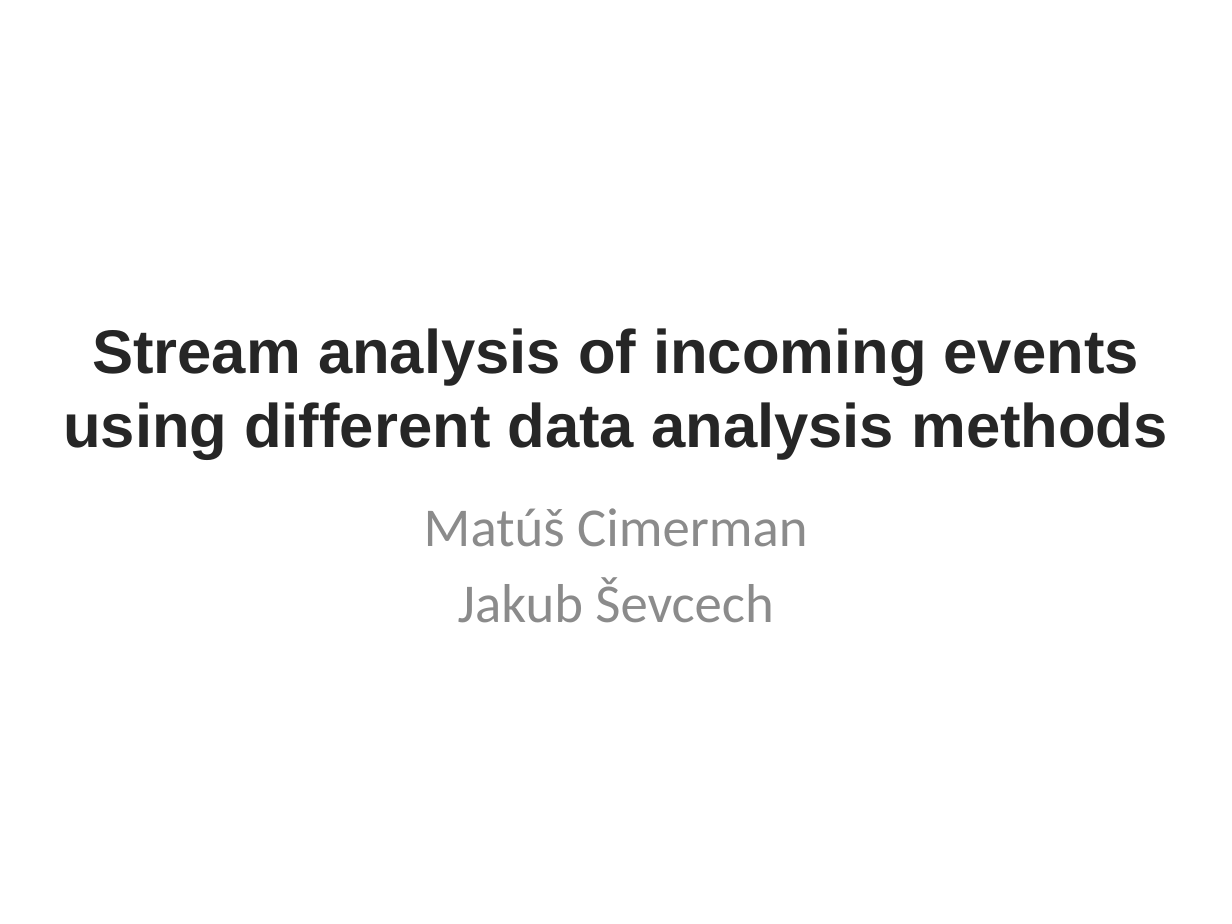
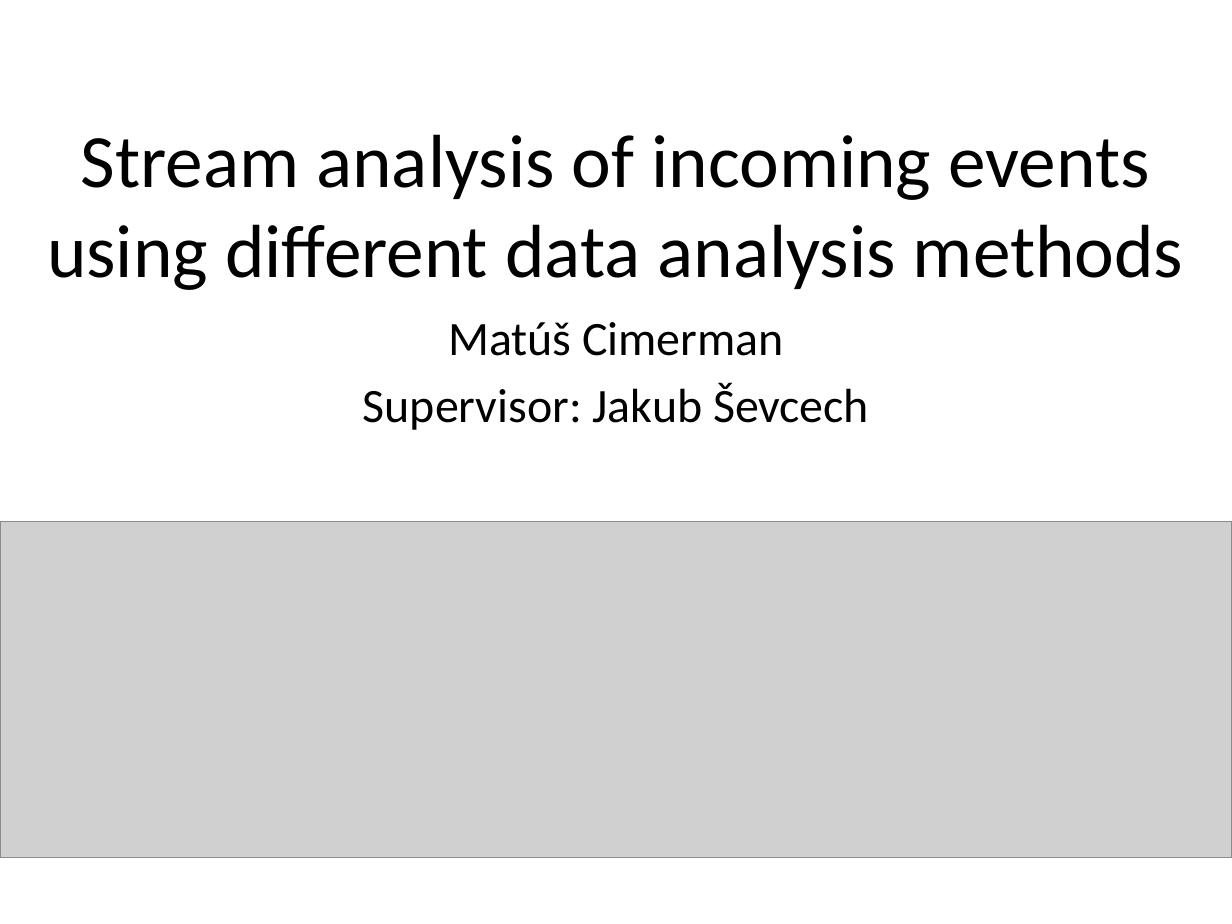
Before and after one commit to cimox/diploma-thesis, a slide deck: slide 1 of ontozur_presentation/cimerman_ontozur.pptx. Drawn at 1232x924 pixels with LibreOffice and Linux fonts; fonts in the diff are those of the drawing; grey boxes stand for pictures; background and template pictures are left out. Boxes give left, top, right and bottom in pixels: in the first picture for what was removed or moved away, otherwise in the second. Text is boxed around its words. In the diff, an @@ line names an element or a change of style, - is before the commit and + after.

```diff
--- a/ontozur_presentation/cimerman_ontozur.pptx
+++ b/ontozur_presentation/cimerman_ontozur.pptx
@@ title "Stream analysis of incoming events ...": place and size @@
-title "Stream analysis of incoming events ..." at [63,328,1168,459]
+title "Stream analysis of incoming events ..." at [47,134,1183,290]
@@ title "Stream analysis of incoming events ..." at [47,134,1183,290]: size 36 to 44 pt, font Arial to Calibri, text colour #262626 to #000000, bold off @@
@@ subtitle "Matúš Cimerman": place and size @@
-subtitle "Matúš Cimerman" at [424,508,807,623]
+subtitle "Matúš Cimerman" at [363,322,869,430]
@@ subtitle at [448,322,783,356]: size 32 to 28 pt, text colour #8C8C8C to #000000 in "Matúš Cimerman" @@
@@ subtitle at [363,382,869,430]: text changed; size 32 to 28 pt; text colour #8C8C8C to #000000 @@
-Jakub Ševcech
+Supervisor: Jakub Ševcech
@@ picture added at [0,521,1232,857] @@
```
Also in this commit, not shown: 2 slides added, 1 slide removed, 1 other file.
